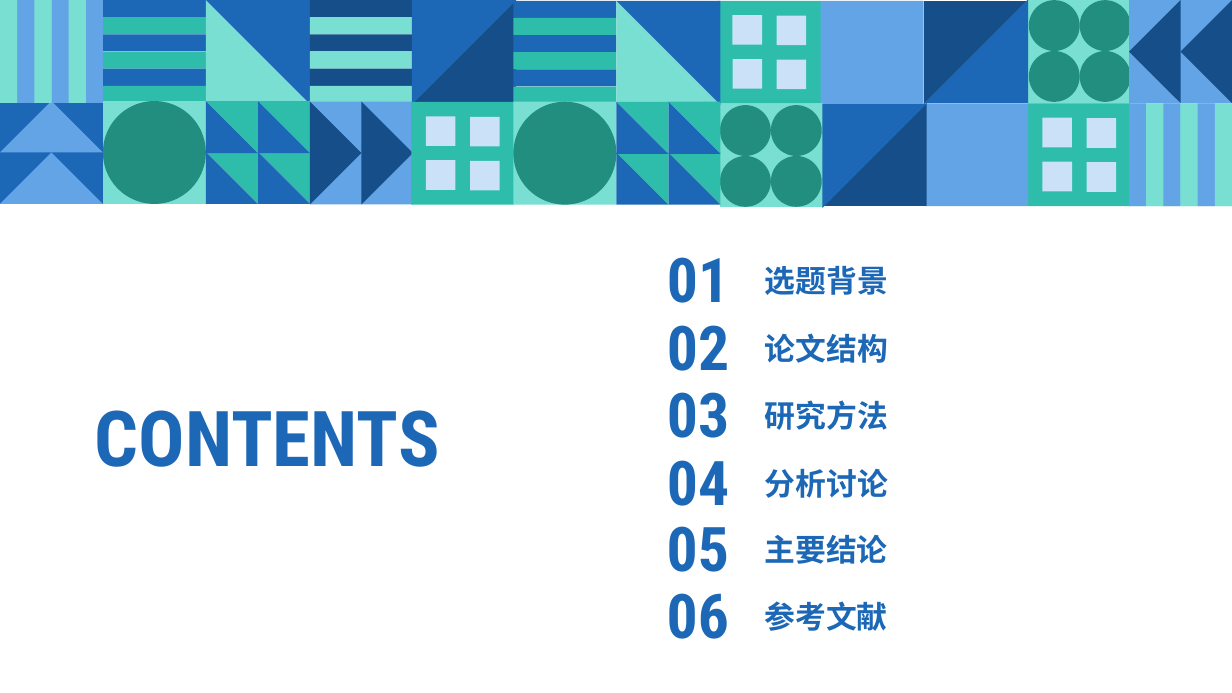
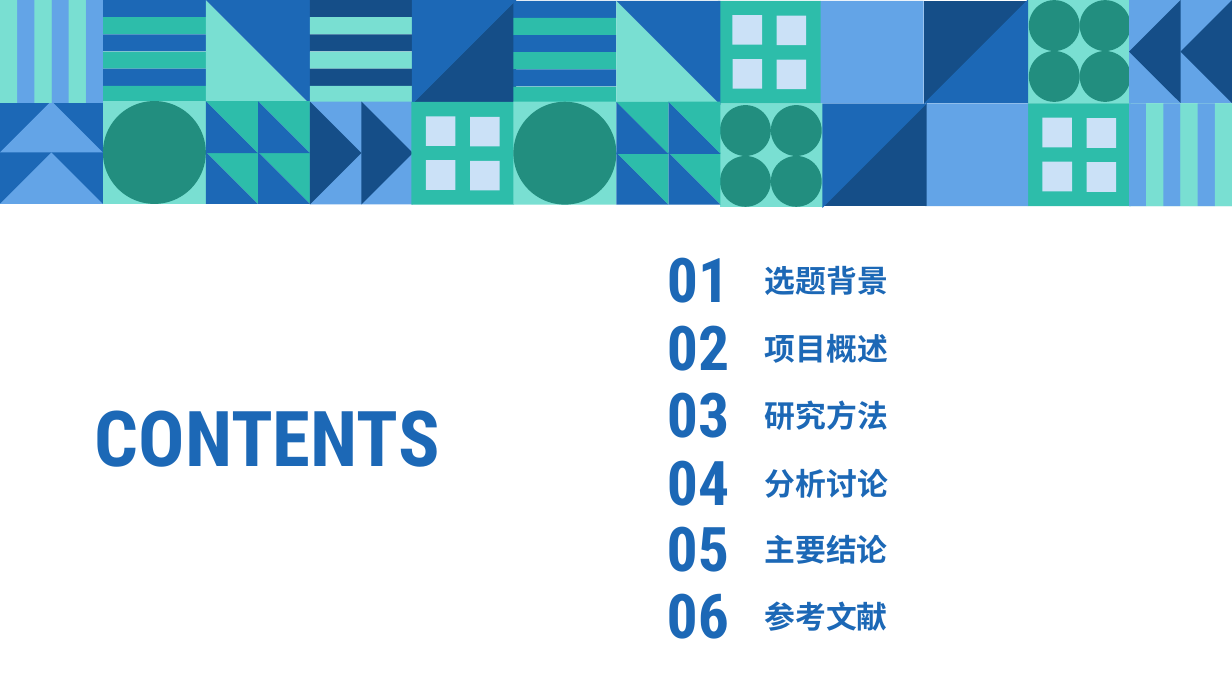
Before and after one commit to mytac/blog-system-with-vue, a slide deck: slide 2 of 附件/EC012359BBDB9B6890A962B992947272.pptx. Drawn at 1232x693 pixels with LibreOffice and Linux fonts; fonts in the diff are those of the drawing. Boxes give left, top, right and bottom in pixels: in the first picture for what was removed or moved away, otherwise in the second. Text is boxed around its words. In the diff, an @@ line names an element or a change of style, - is before the commit and + after.

```diff
--- a/附件/EC012359BBDB9B6890A962B992947272.pptx
+++ b/附件/EC012359BBDB9B6890A962B992947272.pptx
@@ text at box(765, 333, 888, 363): text changed @@
-论文结构
+项目概述
```
Also in this commit, not shown: 4 other slides changed, 7 slides added, 3 slides removed, 9 other files.
